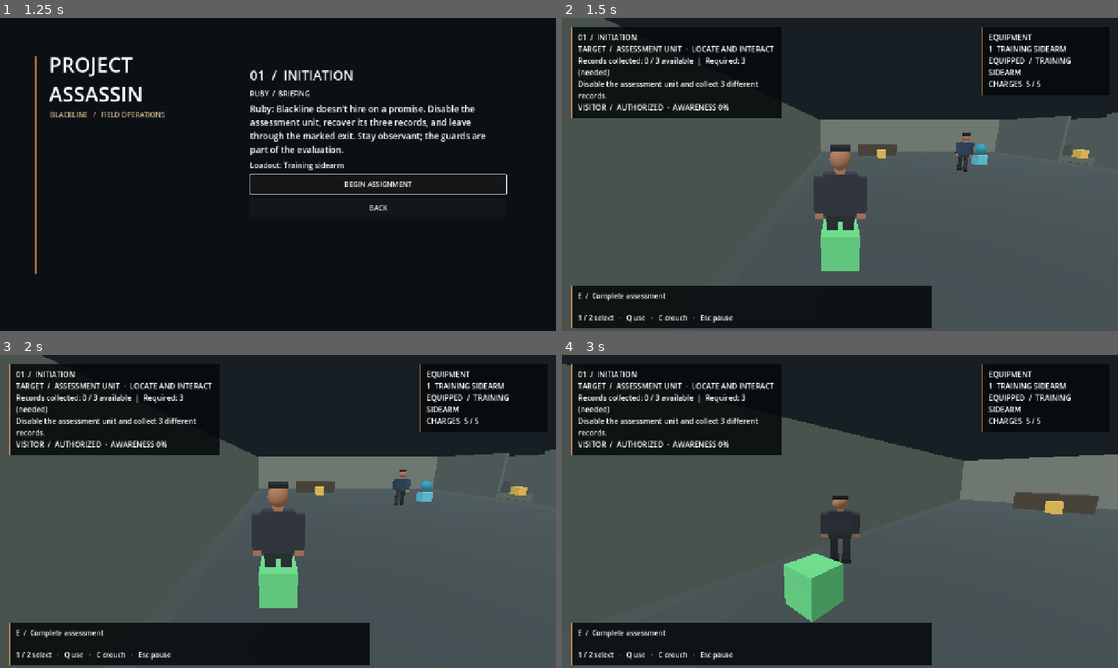
Above: before the commit, frames 1-4 (two rows, left to right).
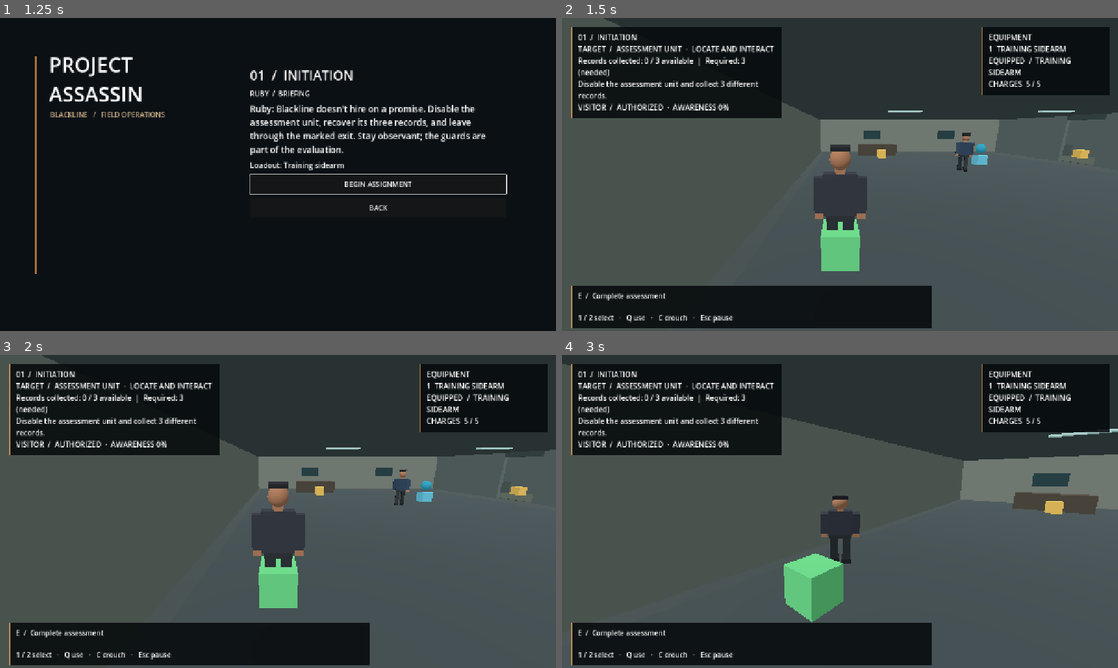
Above: after the commit, the same moments.

Repository: CoolgamerProXD/Stealty-Assasin-redesigned-computing-machine-Beta
Game: Godot game, scene res://scenes/main_menu.tscn
The game is run twice, just before and just after one commit, with the same random seed, the same clock (stepped at 60 frames per second) and the same inputs.
Inputs (mouse positions are in pixels of both pictures, inside the frame that each line leads up to):
- Up to frame 1 (1.25 s): click "CAMPAIGN / NEXT ASSIGNMENT" at 0.5 s
- Up to frame 2 (1.5 s): click "BEGIN ASSIGNMENT" at 1.25 s
- Up to frame 3 (2 s): no input
- Up to frame 4 (3 s): tap Enter at 2 s; move the mouse to (867, 511) at 2.02 s; hold C (crouch) 2.03-2.78 s; hold W (move_forward) from 2.03 s (still down); move the mouse to (812, 511) at 2.77 s; tap C (crouch) at 2.85 s

Frame 1 is identical in both runs. In frame 2, 0.4% of the frame differs, in the area x 54-98%, y 29-39%; in frame 3, 0.4%; in frame 4, 0.4%, in the area x 84-100%, y 23-42%.

Commit message:
Add architectural detail and fix test scope
Co-authored-by: arena-agent <297053741+arena-agent@users.noreply.github.com>

Diff:
--- a/scripts/world/hotel.gd
+++ b/scripts/world/hotel.gd
@@ -97,6 +97,18 @@
  for boundary: float in [2.0, 7.0]:
   for z: float in [-6.0, 0.0, 6.0]:
    _box(Vector3(boundary, 1.5, z), Vector3(0.2, 3.0, 4.0), Color(0.42, 0.40, 0.36))
+ # Architectural trim and lamps are non-colliding; existing routes remain unchanged.
+ _box(Vector3(0, 3.05, 0), Vector3(24, 0.1, 16), Color(0.31, 0.31, 0.29), false)
+ _box(Vector3(-5, 0.025, 0), Vector3(10, 0.025, 5), Color(0.34, 0.22, 0.20), false)
+ for x: float in [-8.0, -2.0, 4.5, 9.5]:
+  _box(Vector3(x, 2.95, 0), Vector3(1.8, 0.06, 0.18), Color(0.9, 0.77, 0.52), false)
+  _box(Vector3(x, 1.3, -7.84), Vector3(1.5, 1.0, 0.04), Color(0.22, 0.27, 0.29), false)
+  _box(Vector3(x, 1.3, -7.79), Vector3(1.25, 0.75, 0.04), Color(0.40, 0.39, 0.34), false)
+ for boundary: float in [2.0, 7.0]:
+  for z: float in [-3.0, 3.0]:
+   _box(Vector3(boundary, 2.85, z), Vector3(0.32, 0.3, 2.0), Color(0.30, 0.27, 0.23), false)
+   for side: float in [-0.92, 0.92]:
+    _box(Vector3(boundary, 1.4, z + side), Vector3(0.32, 2.8, 0.14), Color(0.30, 0.27, 0.23), false)
  var region := NavigationRegion3D.new()
  region.navigation_mesh = HotelLayout.navigation_mesh()
  add_child(region)
--- a/scripts/world/initiation.gd
+++ b/scripts/world/initiation.gd
@@ -49,6 +49,13 @@
  _box(Vector3(-10, 0.45, -7), Vector3(3, 0.9, 1), Color(0.30, 0.27, 0.23), false)
  _box(Vector3(4.5, 0.45, -7), Vector3(2, 0.9, 1), Color(0.28, 0.32, 0.32), false)
  _box(Vector3(10, 0.45, 7), Vector3(3, 0.9, 1), Color(0.32, 0.30, 0.25), false)
+ _box(Vector3(0, 3.05, 0), Vector3(30, 0.1, 20), Color(0.28, 0.31, 0.31), false)
+ for x: float in [-10.0, -3.0, 4.5, 10.5]:
+  _box(Vector3(x, 2.95, 0), Vector3(1.5, 0.06, 0.22), Color(0.75, 0.88, 0.86), false)
+  _box(Vector3(x, 1.6, -9.83), Vector3(1.6, 0.8, 0.04), Color(0.14, 0.25, 0.27), false)
+ for boundary: float in [2.0, 7.0]:
+  for z: float in [-3.0, 3.0]:
+   _box(Vector3(boundary, 2.85, z), Vector3(0.3, 0.3, 2), Color(0.24, 0.29, 0.30), false)
  var region := NavigationRegion3D.new()
  var nav := NavigationMesh.new()
  var xs := [-14.5, 1.5, 2.5, 6.5, 7.5, 14.5]
--- a/tests/run_tests.gd
+++ b/tests/run_tests.gd
@@ -356,9 +356,9 @@
  var assessment: Interactable = null
  for obj: Interactable in init_objects:
   if obj.kind == "robot": assessment = obj
- for guard: HotelNpc in init_npcs:
-  guard.set_physics_process(false)
-  guard.collision_layer = 0
+ for init_guard: HotelNpc in init_npcs:
+  init_guard.set_physics_process(false)
+  init_guard.collision_layer = 0
  initiation.set_physics_process(false)
  init_player.global_position = assessment.global_position + Vector3(0, 0.05, 1)
  await physics_frame
